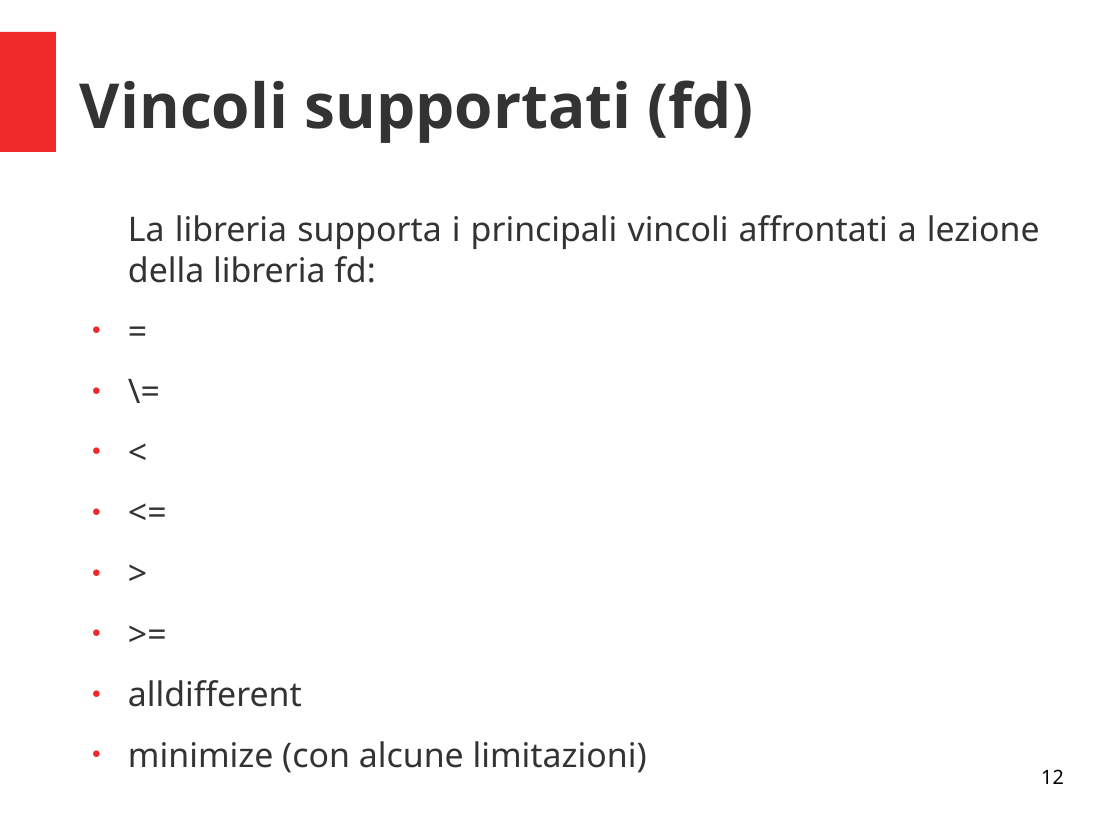
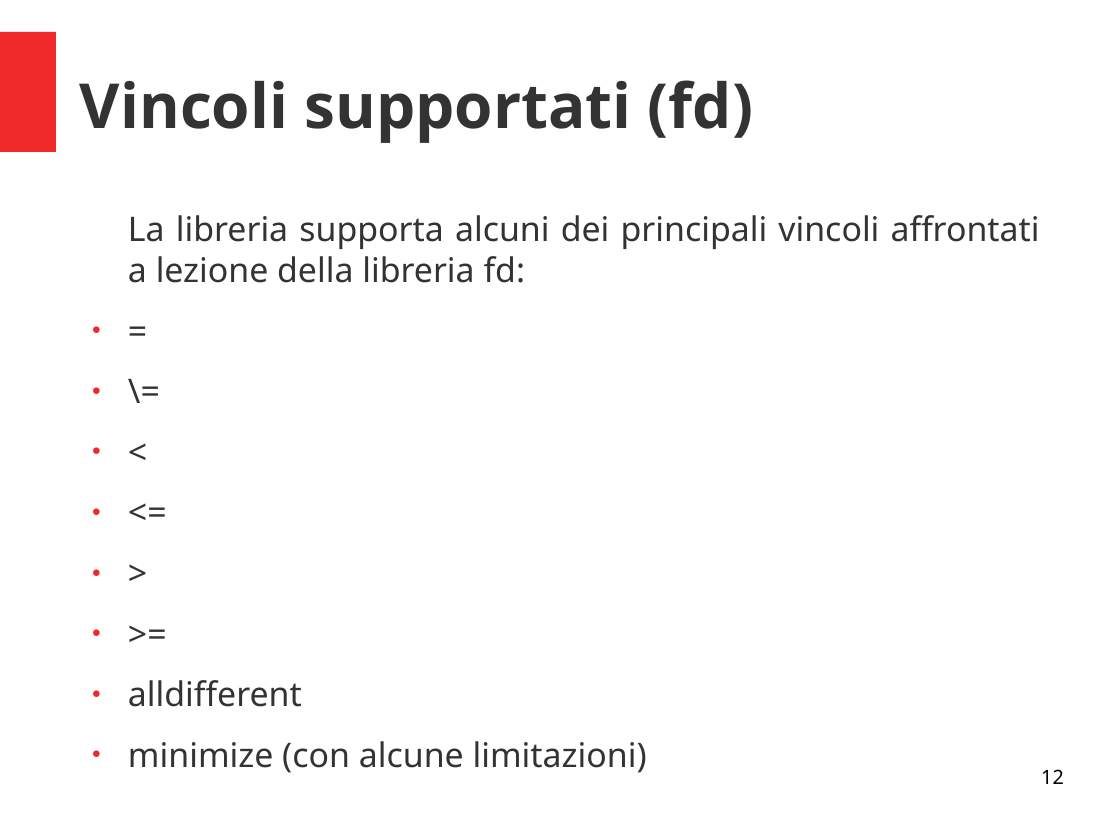
Before and after one commit to padovanl/eclipse2flatzinc, a slide deck: slide 12 of presentazione.odp. Drawn at 1120x840 pixels with LibreOffice and Linux fonts; fonts in the diff are those of the drawing. Boxes give left, top, right and bottom in pixels: in the first picture for what was removed or moved away, otherwise in the second. Text is boxed around its words. In the diff, an @@ line names an element or a change of style, - is before the commit and + after.

```diff
--- a/presentazione.odp
+++ b/presentazione.odp
@@ text at (x1=128, y1=215, x2=1040, y2=283): text changed @@
-La libreria supporta i principali vincoli affrontati a lezione della libreria fd:
+La libreria supporta alcuni dei principali vincoli affrontati a lezione della libreria fd:
```
Also in this commit, not shown: 1 other slide changed.
